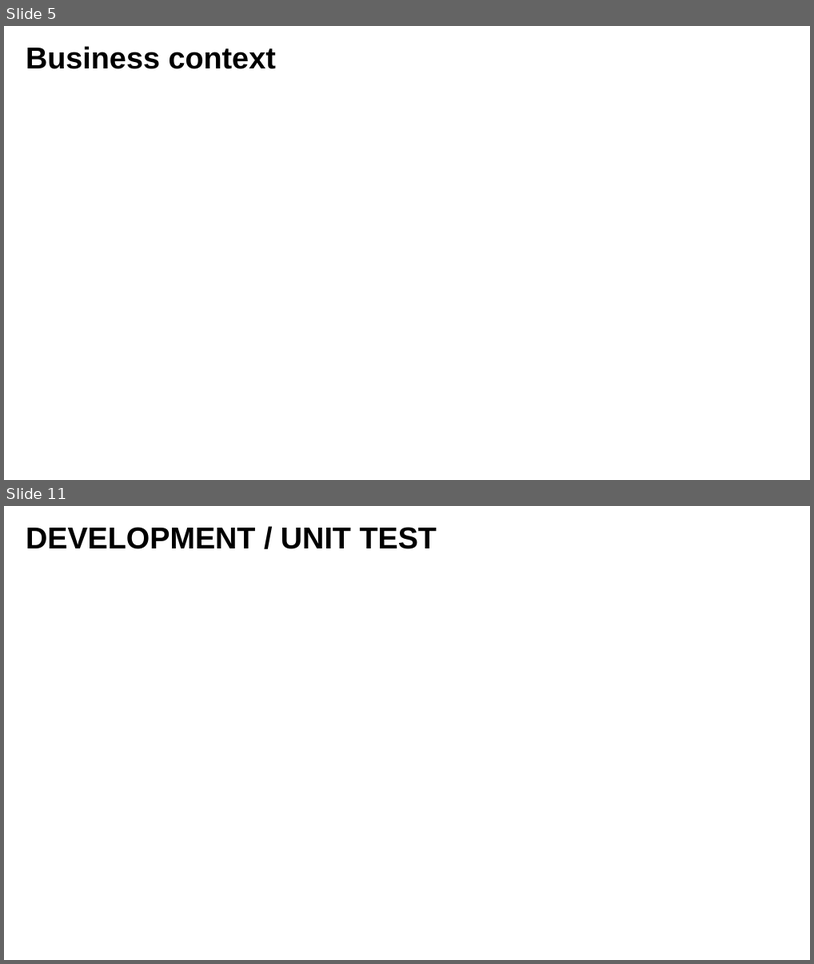
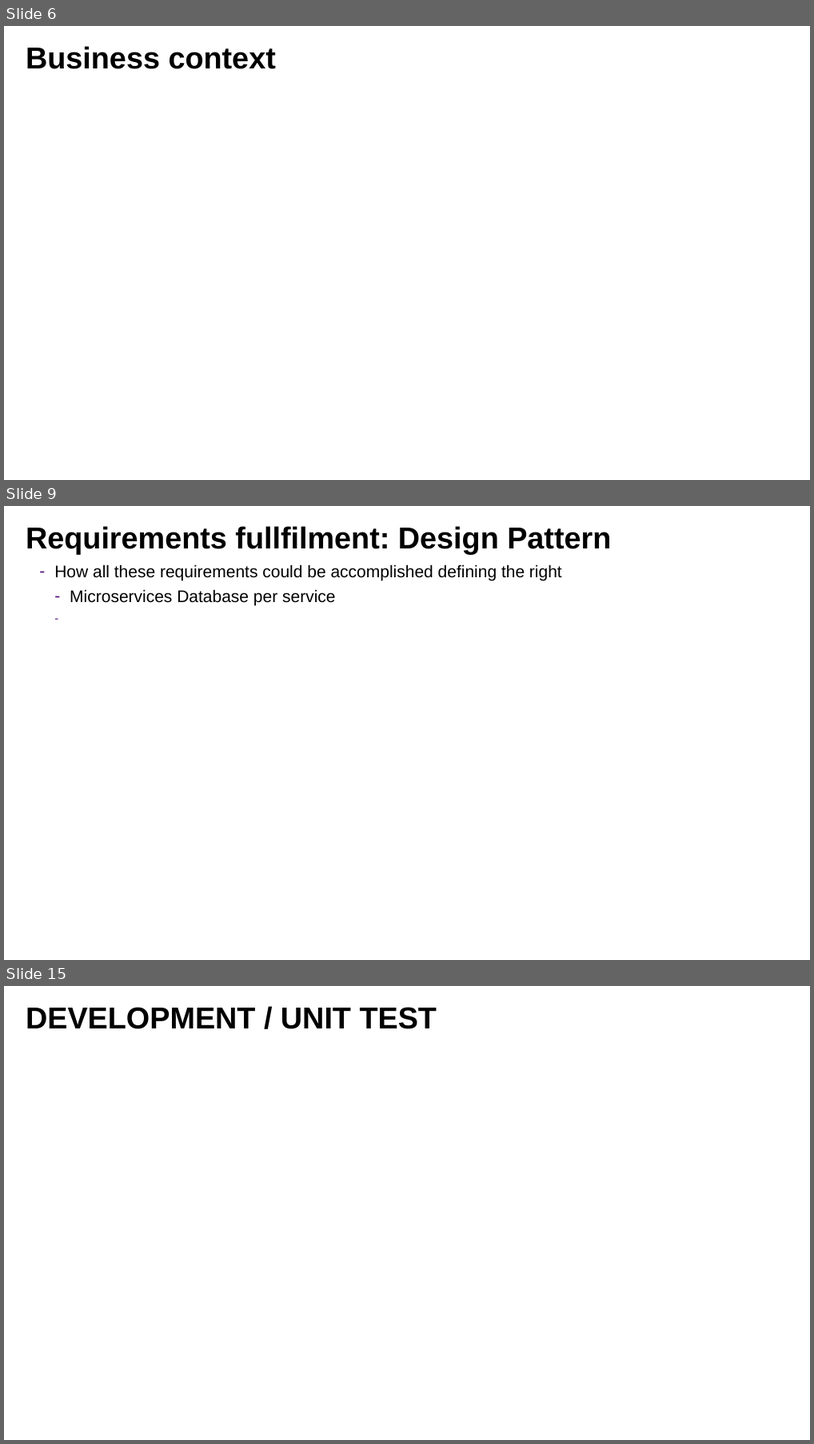
Before and after one commit to lbennardis/microS_code2016_DOCS, a slide deck: luigiBennardisMicroservices.pptx. Shown one above the other, each under a label of ours: slides 5 and 11 before the commit, slides 6, 9 and 15 after it; the slides between them are not shown. The pictures are 814x964 and 814x1444 pixels, drawn with LibreOffice and Linux fonts; fonts in the diff are those of the drawing; background and template pictures are left out. Boxes give left, top, right and bottom in pixels: in the first picture for what was removed or moved away, otherwise in the second. Text is boxed around its words. In the diff, an @@ line names an element or a change of style, - is before the commit and + after.

```diff
--- a/luigiBennardisMicroservices.pptx
+++ b/luigiBennardisMicroservices.pptx
@@ slide 9 added at (4,506,810,960), background picture (left out) @@
@@ title added at (26,526,611,554), 72 pt, text #000000, bold @@
+Requirements fullfilment: Design Pattern
@@ text added at (54,564,562,605), 40 pt, text #000000 @@
+  – How all these requirements could be accomplished defining the right
+    – Microservices Database per service
@@ what was slide 5 is now slide 6 @@
@@ what was slide 11 is now slide 15 @@
```
Also in this commit, not shown: 7 slides changed, 5 other slides added, 1 slide removed, 1 other file.
